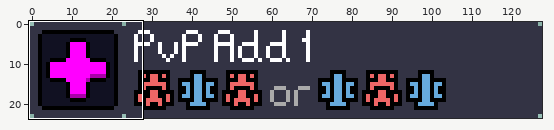
Pixel-art file: ase/craftbook.ase. The first picture is a wide view before the edit; the outline marks the close-up.
Close-up. Old version:
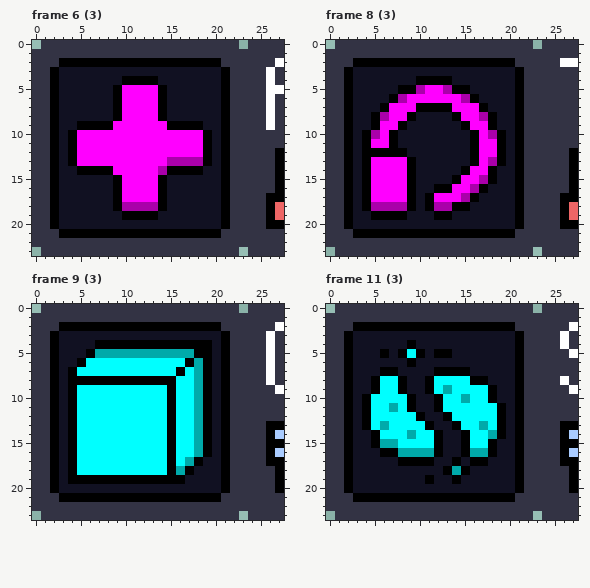
128x24 pixels, 69 frames. Colours within 5 levels of each other are drawn and written as one. Shown: frame 6 (3): x 0..27, y 0..23; frame 8 (3): x 0..27, y 0..23; frame 9 (3): x 0..27, y 0..23; frame 11 (3): x 0..27, y 0..23. The commit also changed other frames or places, which this record leaves out.
Once edited:
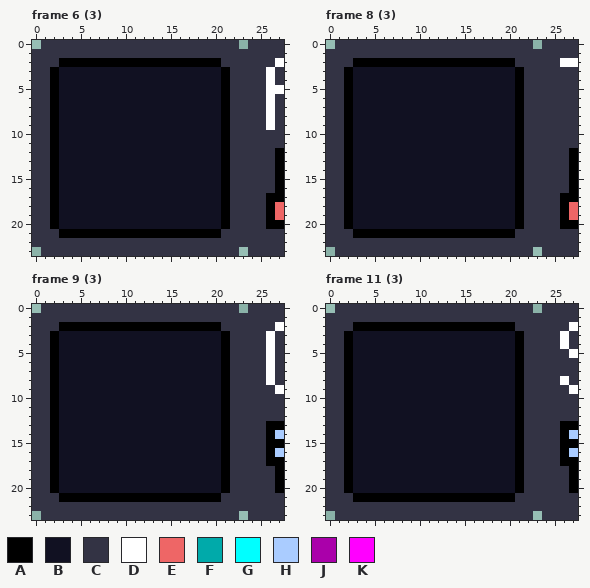
Palette (. is transparent): A #000000  B #111122  C #333344  D #ffffff  E #ee6666  F #00aaaa  G #00ffff  H #aaccff  J #aa00aa  K #ff00ff
Edits made:
layer "dev" now hidden
Changed rows in their new state; - is an unchanged pixel.
Frame 6 (3):
first column x 4:
 4 ------BBBB------
 5 -----BBBBBB-----
 6 -----BBBBBB-----
 7 -----BBBBBB-----
 8 -----BBBBBB-----
 9 -BBBBBBBBBBBBBB-
10 BBBBBBBBBBBBBBBB
11 BBBBBBBBBBBBBBBB
12 BBBBBBBBBBBBBBBB
13 BBBBBBBBBBBBBBBB
14 -BBBBBBBBBBBBBB-
15 -----BBBBBB-----
16 -----BBBBBB-----
17 -----BBBBBB-----
18 -----BBBBBB-----
19 ------BBBB------
Frame 8 (3):
first column x 4:
 4 ------BBBB------
 5 ----BBBBBBBB----
 6 ---BBBBBBBBBB---
 7 --BBBBBBBBBBBB--
 8 -BBBBB----BBBBB-
 9 -BBBB------BBBB-
10 BBBB--------BBBB
11 BBBB--------BBBB
12 BBBBB-------BBBB
13 BBBBBB------BBBB
14 BBBBBB-----BBBB-
15 BBBBBB----BBBBB-
16 BBBBBB--BBBBBB--
17 BBBBBB-BBBBBB---
18 BBBBBB-BBBBB----
19 -BBBB---BB------
Frame 9 (3):
first column x 4:
 4 ---BBBBBBBBBBBBB
 5 --BBBBBBBBBBBBBB
 6 -BBBBBBBBBBBBBBB
 7 BBBBBBBBBBBBBBBB
 8 BBBBBBBBBBBBBBBB
 9 BBBBBBBBBBBBBBBB
10 BBBBBBBBBBBBBBBB
11 BBBBBBBBBBBBBBBB
12 BBBBBBBBBBBBBBBB
13 BBBBBBBBBBBBBBBB
14 BBBBBBBBBBBBBBBB
15 BBBBBBBBBBBBBBBB
16 BBBBBBBBBBBBBBBB
17 BBBBBBBBBBBBBBB-
18 BBBBBBBBBBBBBB--
19 BBBBBBBBBBBBB---
Frame 11 (3):
first column x 4:
 4 -----B----------
 5 --B-BBB-BB------
 6 -----B----------
 7 --BB----BBBB----
 8 -BBBB--BBBBBBB--
 9 -BBBB--BBBBBBBB-
10 BBBBBB--BBBBBBB-
11 BBBBBB--BBBBBBBB
12 BBBBBBB--BBBBBBB
13 BBBBBBBB--BBBBBB
14 -BBBBBBBB--BBBBB
15 -BBBBBBBB--BBBB-
16 --BBBBBBB--BBBB-
17 ----BBBB--B-BB--
18 ---------BBB----
19 -------B--B-----
Pixel boxes of the changes (left, top, right, bottom) in both close-ups:
changed: (68, 76, 212, 220)
changed: (362, 76, 506, 220)
changed: (68, 340, 212, 484)
changed: (362, 340, 506, 484)
